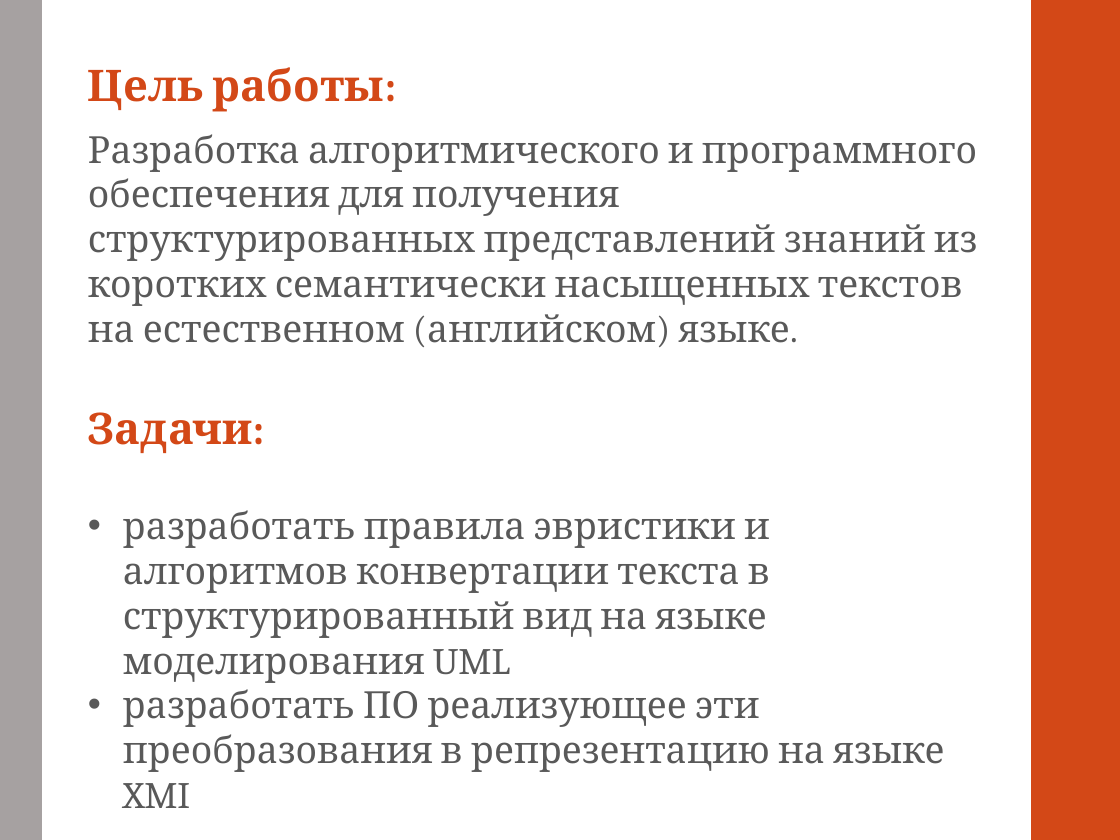
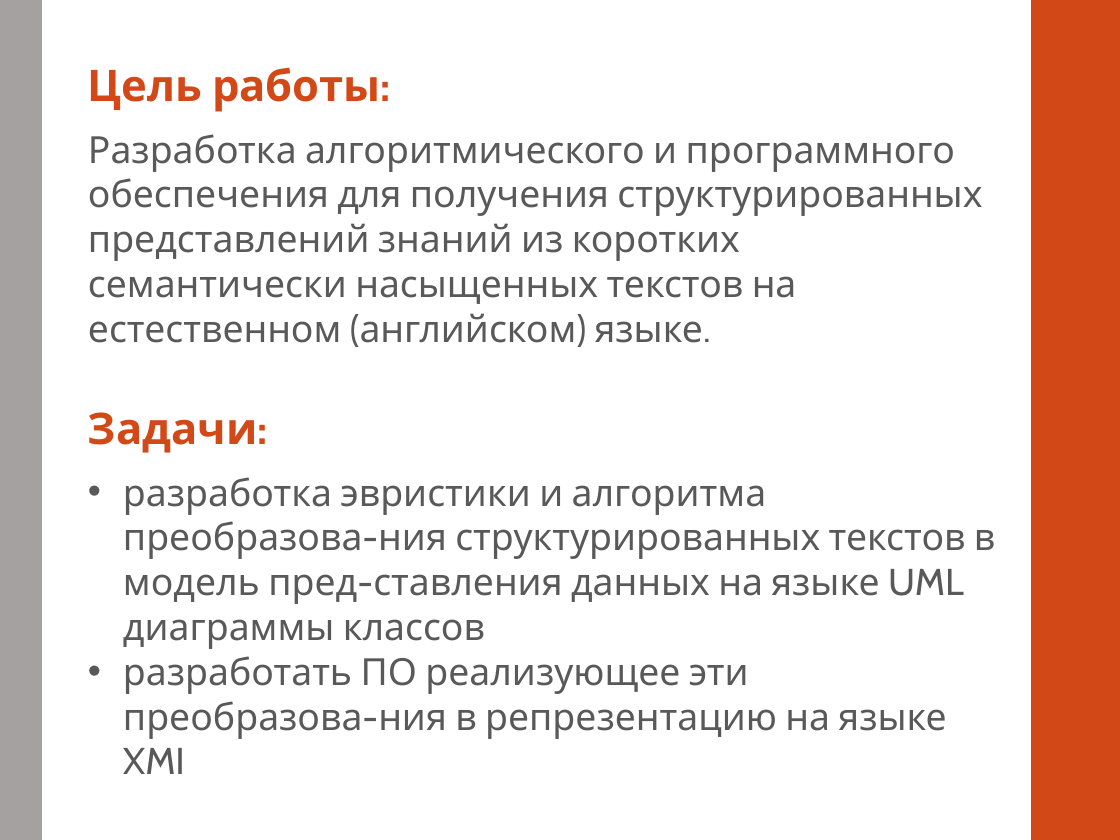
Before and after one commit to alexnodejs/onto-diploma, a slide deck: slide 2 of presentation/Moiseyenko_presentation_cut.pptx. Drawn at 1120x840 pixels with LibreOffice and Linux fonts; fonts in the diff are those of the drawing. Boxes give left, top, right and bottom in pixels: in the first picture for what was removed or moved away, otherwise in the second. Text is boxed around its words. In the diff, an @@ line names an element or a change of style, - is before the commit and + after.

```diff
--- a/presentation/Moiseyenko_presentation_cut.pptx
+++ b/presentation/Moiseyenko_presentation_cut.pptx
@@ font Cambria to Cabin in 3 elements at (x1=88, y1=67, x2=381, y2=112), (x1=88, y1=134, x2=982, y2=343), (x1=88, y1=412, x2=258, y2=453) @@
@@ text at (x1=123, y1=477, x2=996, y2=774): text changed; font Cambria to Cabin @@
-• разработать правила эвристики и алгоритмов конвертации текста в структурированный вид на языке моделирования UML
-• разработать ПО реализующее эти преобразования в репрезентацию на языке XMI
+• разработка эвристики и алгоритма преобразова-ния структурированных текстов в модель пред-ставления данных на языке UML диаграммы классов
+• разработать ПО реализующее эти преобразова-ния в репрезентацию на языке XMI
```
Also in this commit, not shown: 5 other slides changed, 1 slide added, 5 slides removed, 12 other files.
